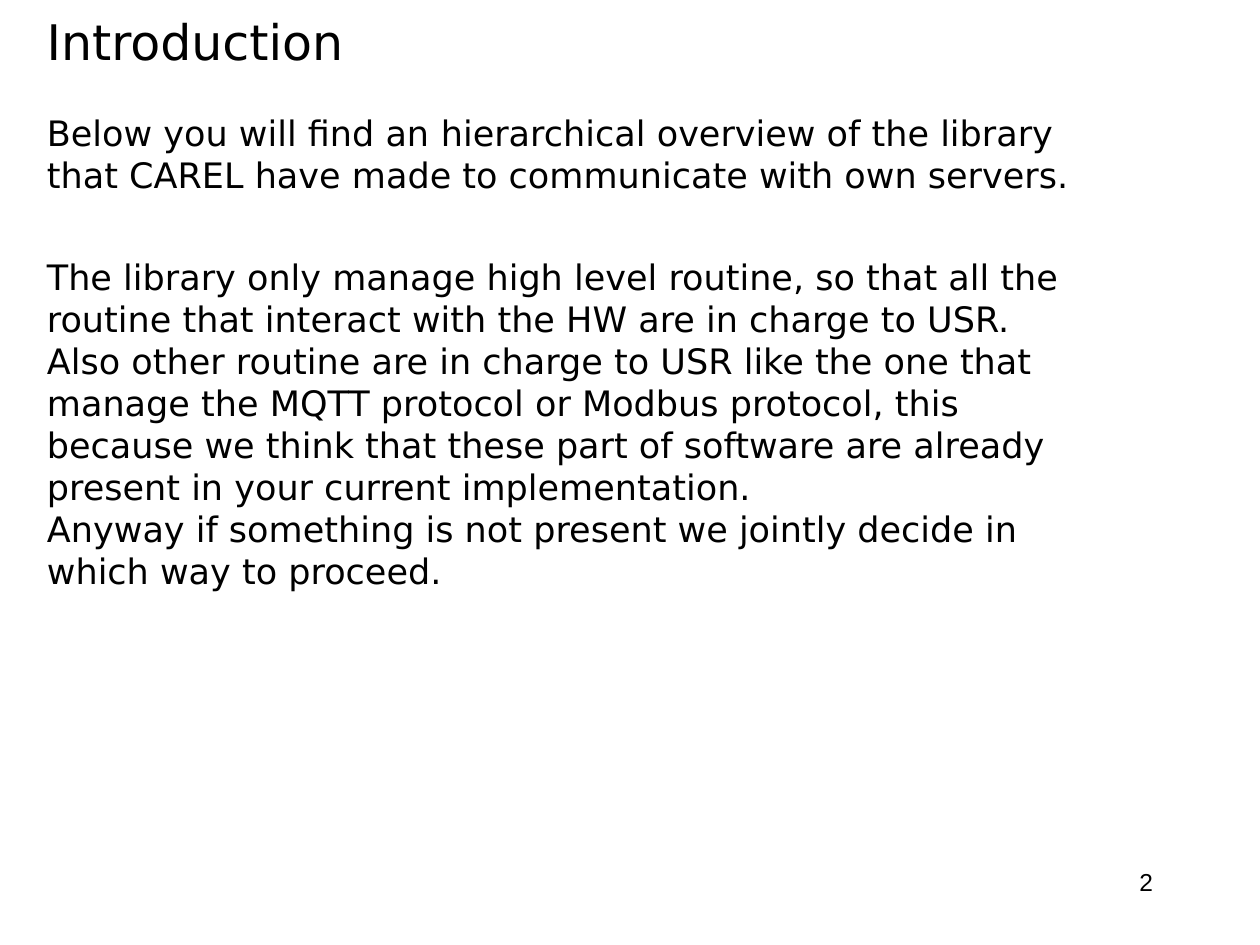
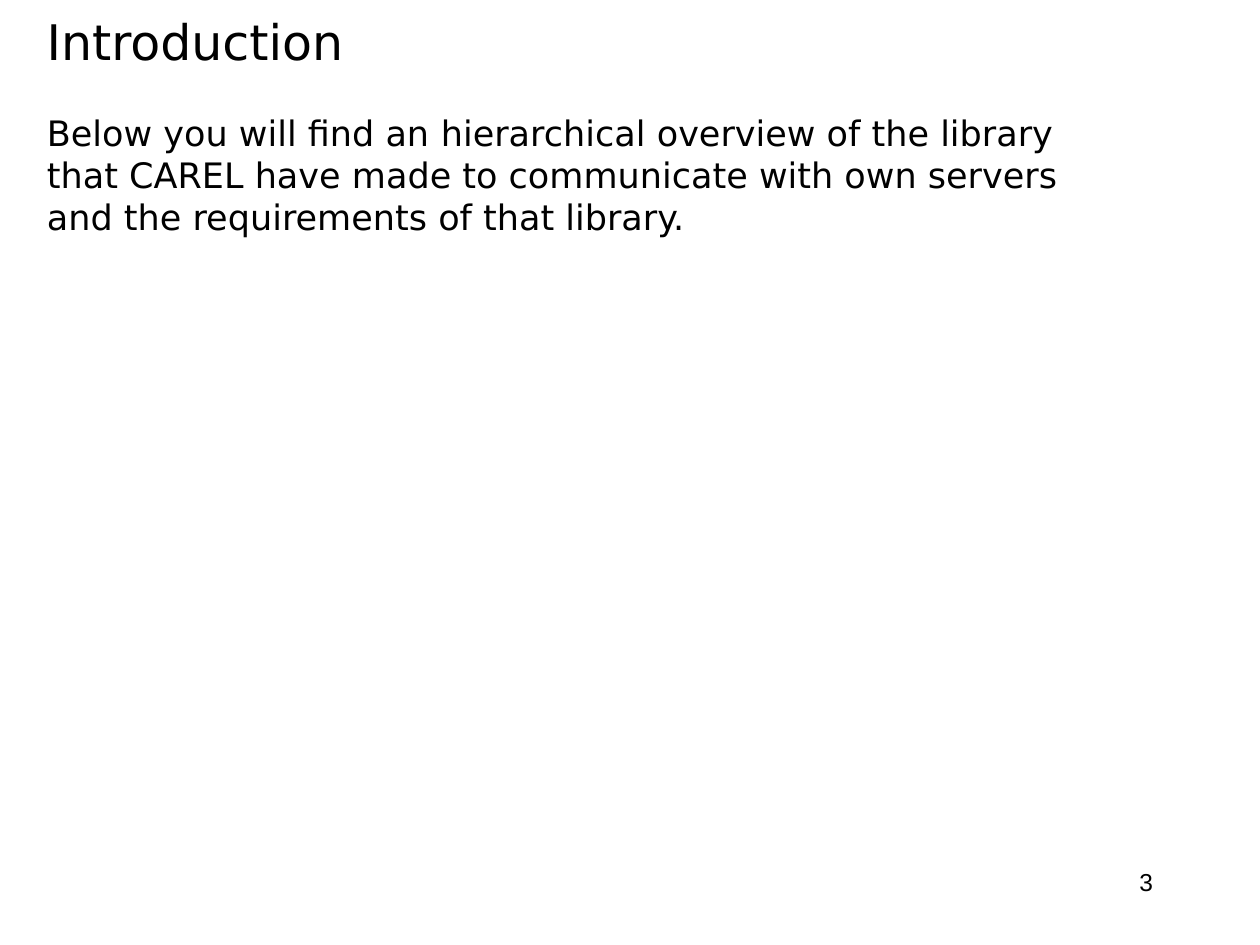
Before and after one commit to accarel/c780_carel_cloud_engine_binary, a slide deck: slide 3 of Documents/specs/GME_CAREL_Library_OverView.ppt (slide 2 before the commit). Drawn at 1260x945 pixels with LibreOffice and Linux fonts; fonts in the diff are those of the drawing; background and template pictures are left out. Boxes give left, top, right and bottom in pixels: in the first picture for what was removed or moved away, otherwise in the second. Text is boxed around its words. In the diff, an @@ line names an element or a change of style, - is before the commit and + after.

```diff
--- a/Documents/specs/GME_CAREL_Library_OverView.ppt
+++ b/Documents/specs/GME_CAREL_Library_OverView.ppt
@@ text at [47,119,1057,238]: text changed @@
-Below you will find an hierarchical overview of the library that CAREL have made to communicate with own servers.
-The library only manage high level routine, so that all the routine that interact with the HW are in charge to USR.
-Also other routine are in charge to USR like the one that manage the MQTT protocol or Modbus protocol, this because we think that these part of software are already present in your current implementation.
-Anyway if something is not present we jointly decide in which way to proceed.
+Below you will find an hierarchical overview of the library that CAREL have made to communicate with own servers and the requirements of that library.
@@ page number at [1139,874,1153,892]: text changed @@
-2
+3
```
Also in this commit, not shown: 3 other slides changed, 1 slide added, 2 other files.
